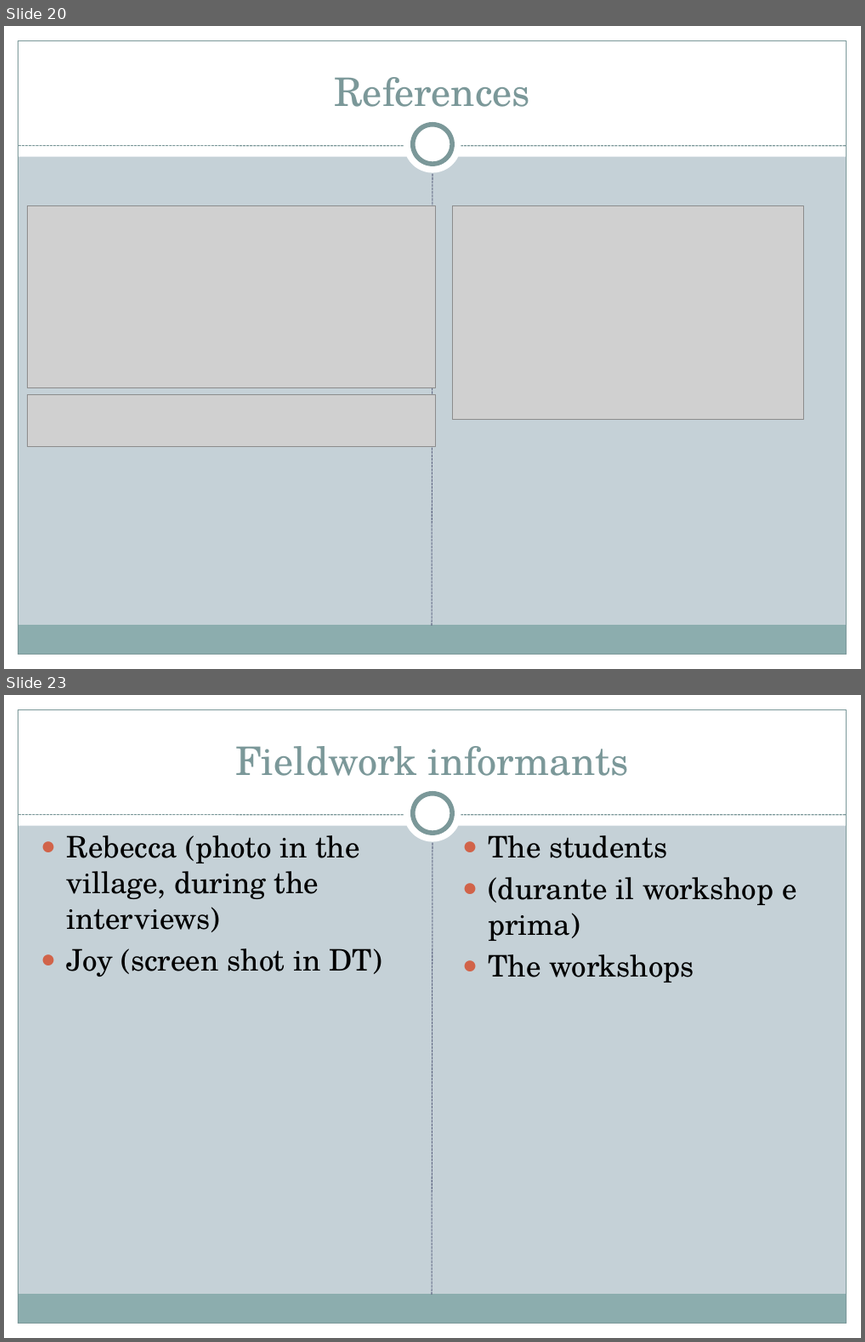
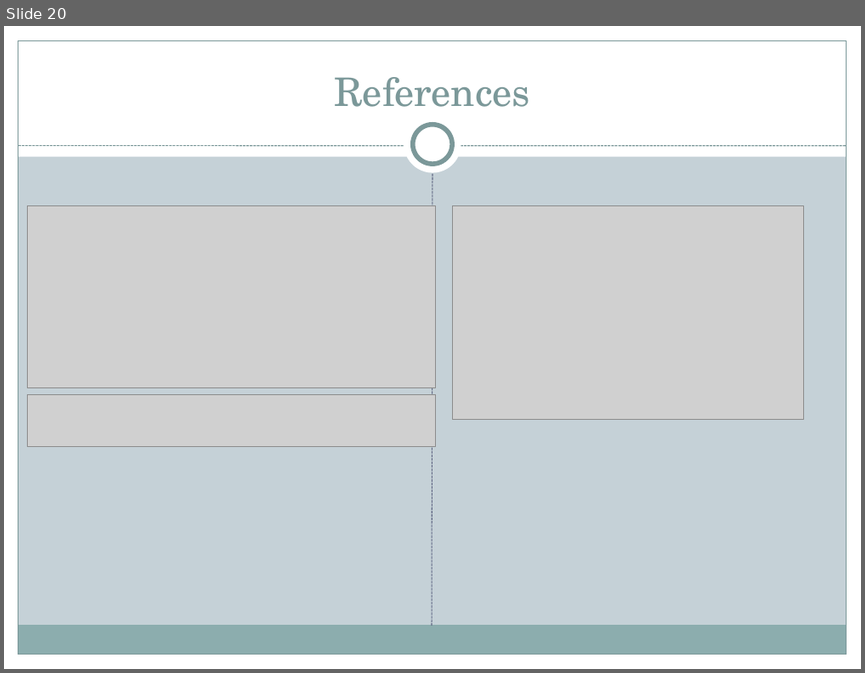
Before and after one commit to JusteRaimbault/MigrationDynamics, a slide deck: Docs/UrbanChina17/Communication/PRD_Agent_Based_Model_UCL.pptx. Shown one above the other, each under a label of ours: slides 20 and 23 before the commit, slide 20 after it; the slides between them are not shown. The pictures are 865x1342 and 865x673 pixels, drawn with LibreOffice and Linux fonts; fonts in the diff are those of the drawing; grey boxes stand for pictures; background and template pictures are left out. Boxes give left, top, right and bottom in pixels: in the first picture for what was removed or moved away, otherwise in the second. Text is boxed around its words. In the diff, an @@ line names an element or a change of style, - is before the commit and + after.

```diff
--- a/Docs/UrbanChina17/Communication/PRD_Agent_Based_Model_UCL.pptx
+++ b/Docs/UrbanChina17/Communication/PRD_Agent_Based_Model_UCL.pptx
@@ slide 23 removed at (x1=4, y1=695, x2=861, y2=1338), background #C5D1D7; not listed: 10 template elements that a slide beside it also shows @@
@@ title removed at (x1=235, y1=746, x2=629, y2=776) @@
-Fieldwork informants
@@ text removed at (x1=66, y1=835, x2=381, y2=976) @@
-● Rebecca (photo in the village, during the interviews)
-● Joy (screen shot in DT)
@@ text removed at (x1=488, y1=835, x2=797, y2=982) @@
-● The students
-● (durante il workshop e prima)
-● The workshops
```
Also in this commit, not shown: 1 slide changed, 1 slide added, 7 other slides removed, 19 other files.
